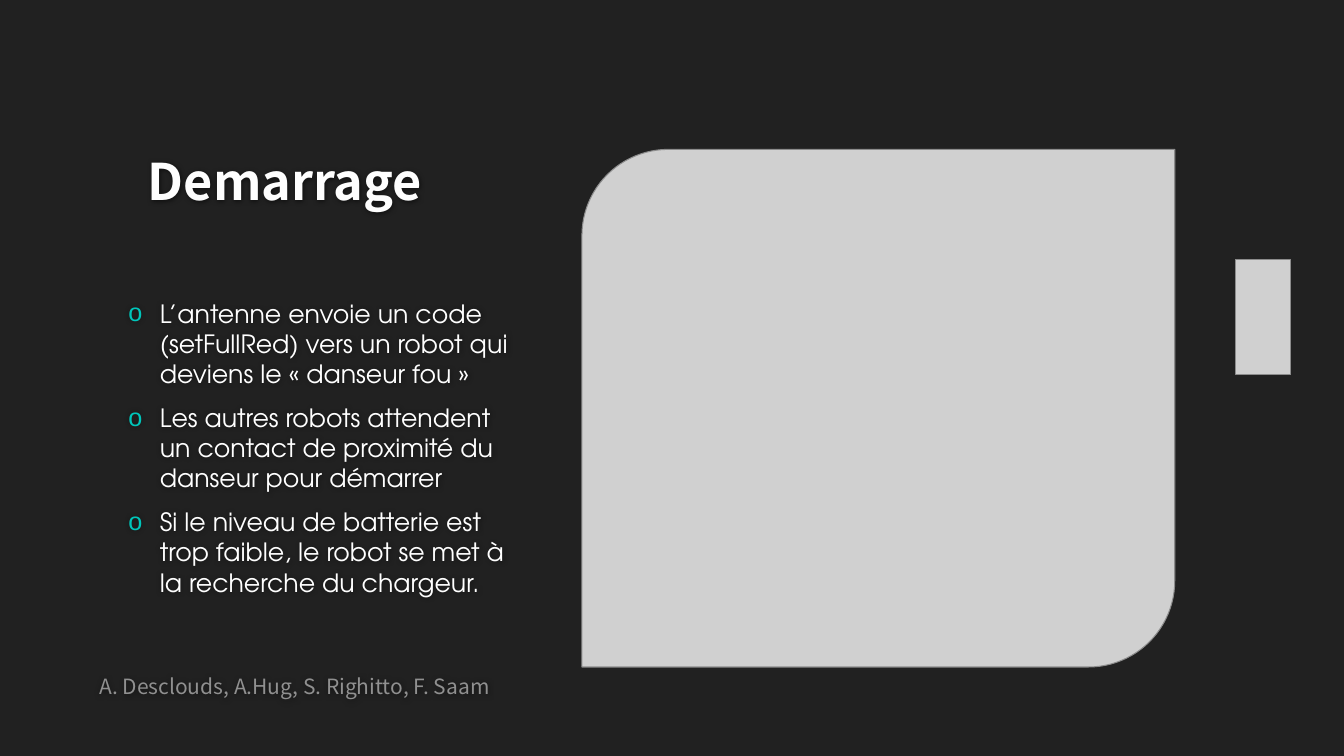
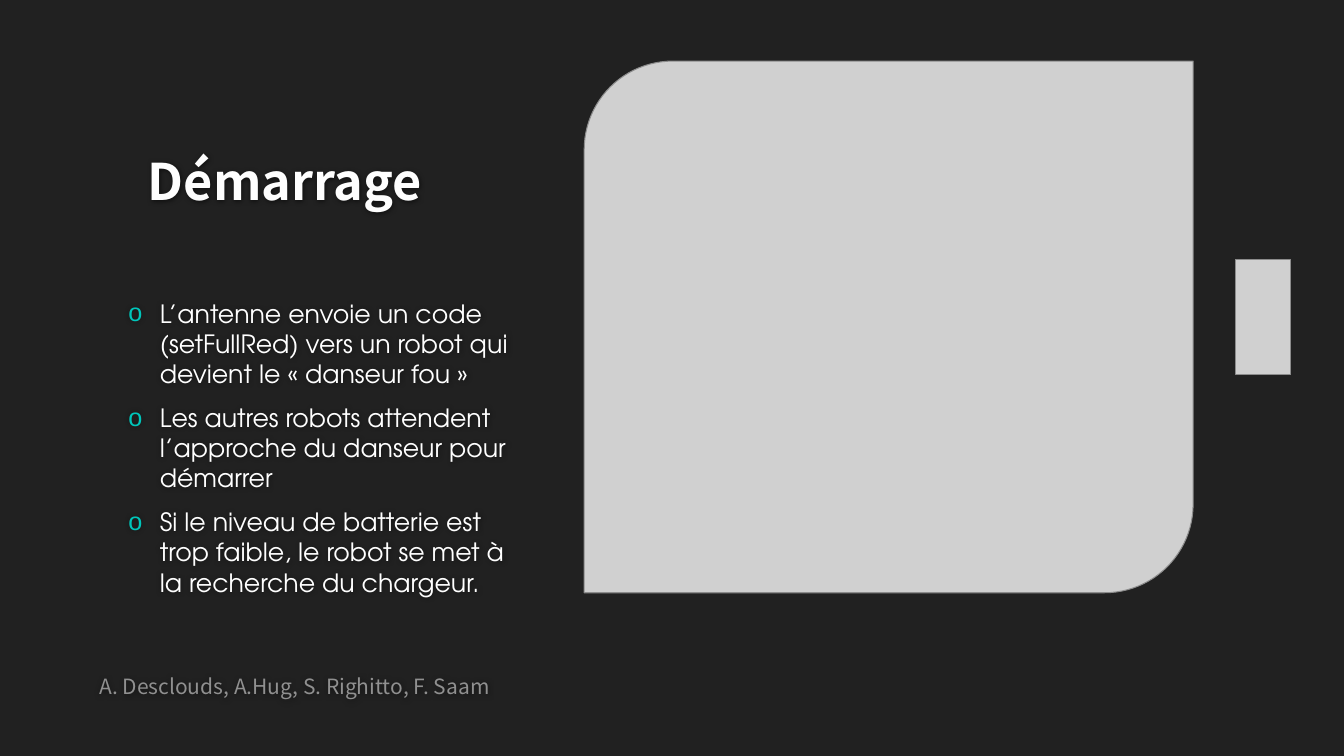
Before and after one commit to SimoneRighitto/SFT15_Elisa, a slide deck: slide 6 of Elisa-3_presentation.pptx (slide 7 before the commit). Drawn at 1344x756 pixels with LibreOffice and Linux fonts; fonts in the diff are those of the drawing; grey boxes stand for pictures; background and template pictures are left out. Boxes give left, top, right and bottom in pixels: in the first picture for what was removed or moved away, otherwise in the second. Text is boxed around its words. In the diff, an @@ line names an element or a change of style, - is before the commit and + after.

```diff
--- a/Elisa-3_presentation.pptx
+++ b/Elisa-3_presentation.pptx
@@ picture: place and size @@
-picture at box(582, 149, 1175, 666)
+picture at box(585, 62, 1194, 593)
@@ title at box(148, 153, 422, 212): text changed @@
-Demarrage
+Démarrage
@@ text at box(160, 304, 508, 488): text changed @@
-o L’antenne envoie un code (setFullRed) vers un robot qui deviens le « danseur fou »
-o Les autres robots attendent un contact de proximité du danseur pour démarrer
+o L’antenne envoie un code (setFullRed) vers un robot qui devient le « danseur fou »
+o Les autres robots attendent l’approche du danseur pour démarrer
```
Also in this commit, not shown: 14 other slides changed.
